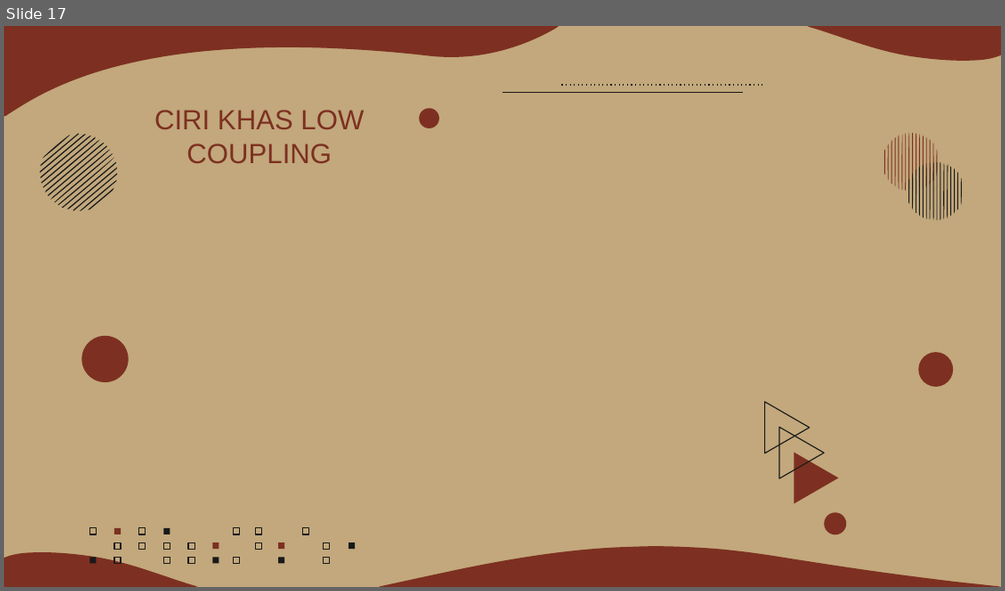
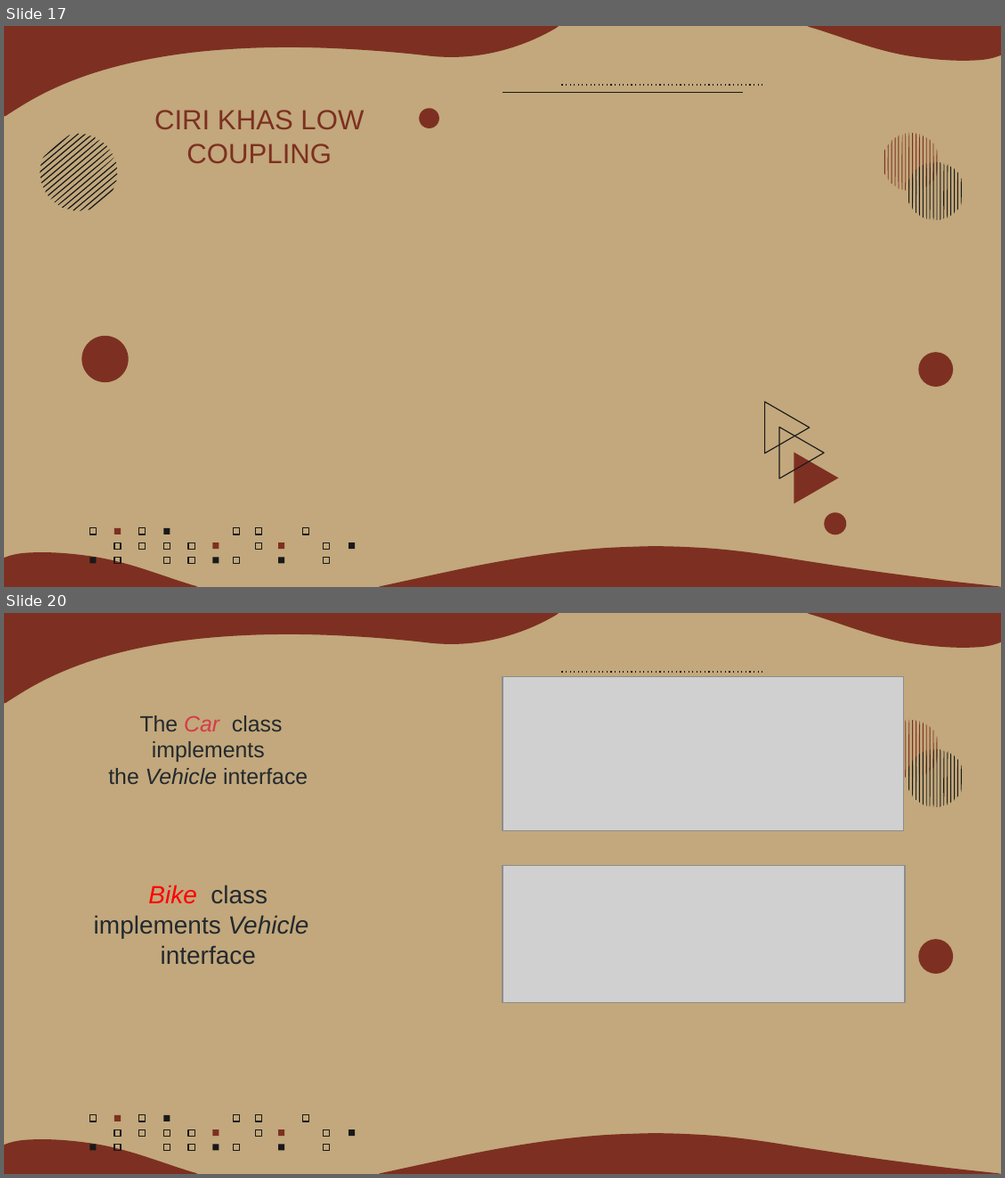
Before and after one commit to albetmatthew/solid_grasp, a slide deck: Kelompok6_OpenClosePrinciple_LowCoupling.pptx. Shown one above the other, each under a label of ours: slide 17 before the commit, slides 17 and 20 after it; the slides between them are not shown. The pictures are 1005x591 and 1005x1178 pixels, drawn with LibreOffice and Linux fonts; fonts in the diff are those of the drawing; grey boxes stand for pictures. Boxes give left, top, right and bottom in pixels: in the first picture for what was removed or moved away, otherwise in the second. Text is boxed around its words. In the diff, an @@ line names an element or a change of style, - is before the commit and + after.

```diff
--- a/Kelompok6_OpenClosePrinciple_LowCoupling.pptx
+++ b/Kelompok6_OpenClosePrinciple_LowCoupling.pptx
@@ slide 20 added at (4,613,1001,1174), background #C2A87C; not listed: 62 template elements that a slide beside it also shows @@
@@ picture added at (502,677,903,830) @@
@@ text added at (108,715,307,784), 16 pt, text #24292E @@
+The Car class implements the Vehicle interface
@@ picture added at (502,865,905,1003) @@
@@ text added at (94,884,309,965), 18 pt, text #24292E @@
+Bike class implements Vehicle
+interface
```
Also in this commit, not shown: 1 slide changed, 3 other slides added.
